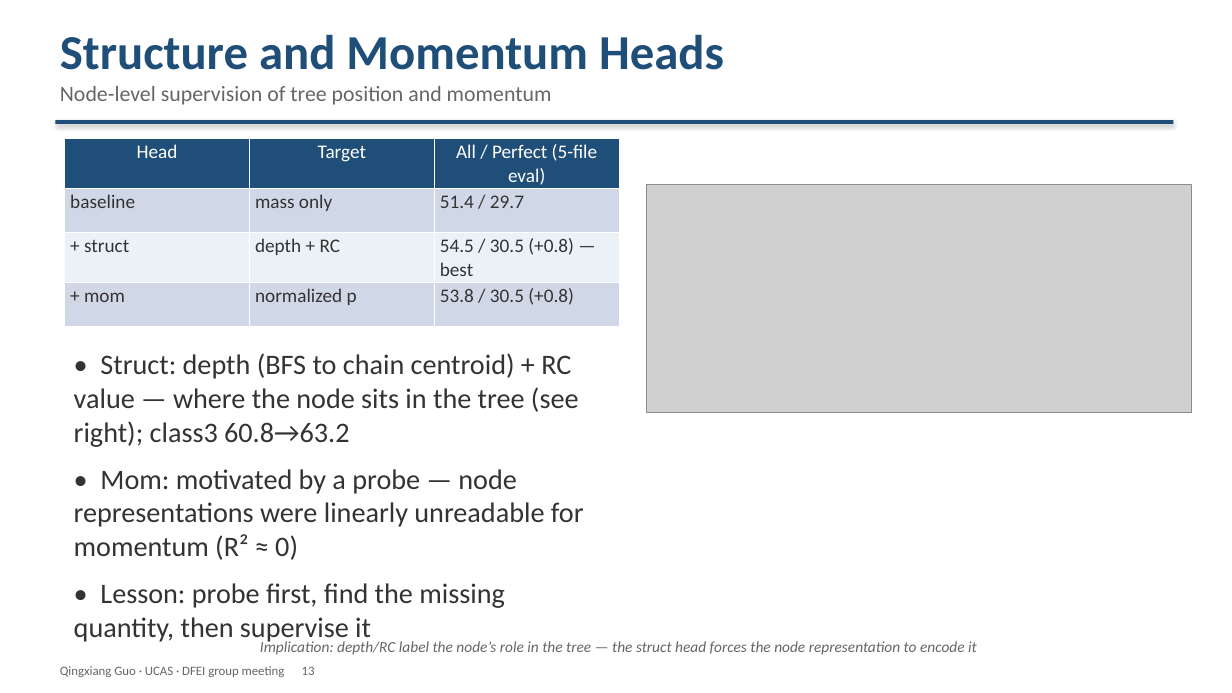
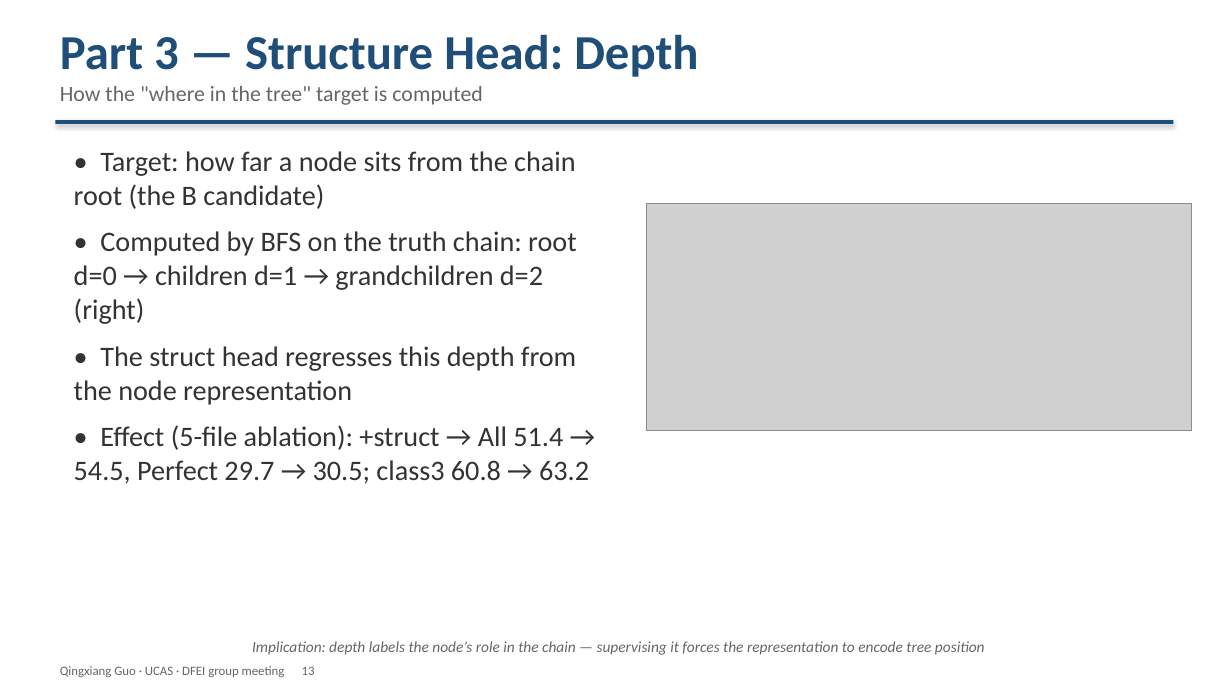
Before and after one commit to Aniedrew/dfei_ift, a slide deck: slide 13 of meeting_figs/DFEI_progress_20260902_EN.pptx. Drawn at 1232x693 pixels with LibreOffice and Linux fonts; fonts in the diff are those of the drawing; grey boxes stand for pictures. Boxes give left, top, right and bottom in pixels: in the first picture for what was removed or moved away, otherwise in the second. Text is boxed around its words. In the diff, an @@ line names an element or a change of style, - is before the commit and + after.

Commit message:
docs: rebuild Part 3 — probes, native head zoo, depth & RC calculation
- S11: linear probes first — new probe_method figure shows HOW a probe is
  calculated (frozen backbone -> linear layer -> R2); evidence physics is
  lost (mass 0.003, mom ~0) then recovered (mass 0.93)
- S12: head zoo as native PowerPoint shapes (editable), new physics heads
  (source/mass/struct/mom) marked green vs original blue; dropped the PNG
- S13/S14: one page each for the struct-head targets — depth (BFS layers)
  and Rumor Centrality (subtree sizes, log R = -sum log tau, argmax root)
- Removed the unexplained ROC plot and its slide; parts renumbered (17 pages)

```diff
--- a/meeting_figs/DFEI_progress_20260902_EN.pptx
+++ b/meeting_figs/DFEI_progress_20260902_EN.pptx
@@ text at (60, 34, 698, 105): text changed @@
-Structure and Momentum Heads
-Node-level supervision of tree position and momentum
+Part 3 — Structure Head: Depth
+How the "where in the tree" target is computed
@@ table removed at (65, 139, 619, 314), 4 rows, 3 columns @@
-Head | Target | All / Perfect (5-file eval)
-baseline | mass only | 51.4 / 29.7
-+ struct | depth + RC | 54.5 / 30.5 (+0.8) — best
-+ mom | normalized p | 53.8 / 30.5 (+0.8)
@@ text added at (74, 151, 589, 484), 22 pt, text #333333 @@
+• Target: how far a node sits from the chain root (the B candidate)
+• Computed by BFS on the truth chain: root d=0 → children d=1 → grandchildren d=2 (right)
+• The struct head regresses this depth from the node representation
+• Effect (5-file ablation): +struct → All 51.4 → 54.5, Perfect 29.7 → 30.5; class3 60.8 → 63.2
@@ picture: place and size @@
-picture at (647, 185, 1192, 412)
+picture at (647, 203, 1192, 431)
@@ text removed at (74, 353, 584, 608) @@
-• Struct: depth (BFS to chain centroid) + RC value — where the node sits in the tree (see right); class3 60.8→63.2
-• Mom: motivated by a probe — node representations were linearly unreadable for momentum (R² ≈ 0)
-• Lesson: probe first, find the missing quantity, then supervise it
@@ text at (252, 641, 985, 655): text changed @@
-Implication: depth/RC label the node’s role in the tree — the struct head forces the node representation to encode it
+Implication: depth labels the node’s role in the chain — supervising it forces the representation to encode tree position
```
Also in this commit, not shown: 2 other slides changed, 2 slides added, 2 slides removed, 7 other files.
